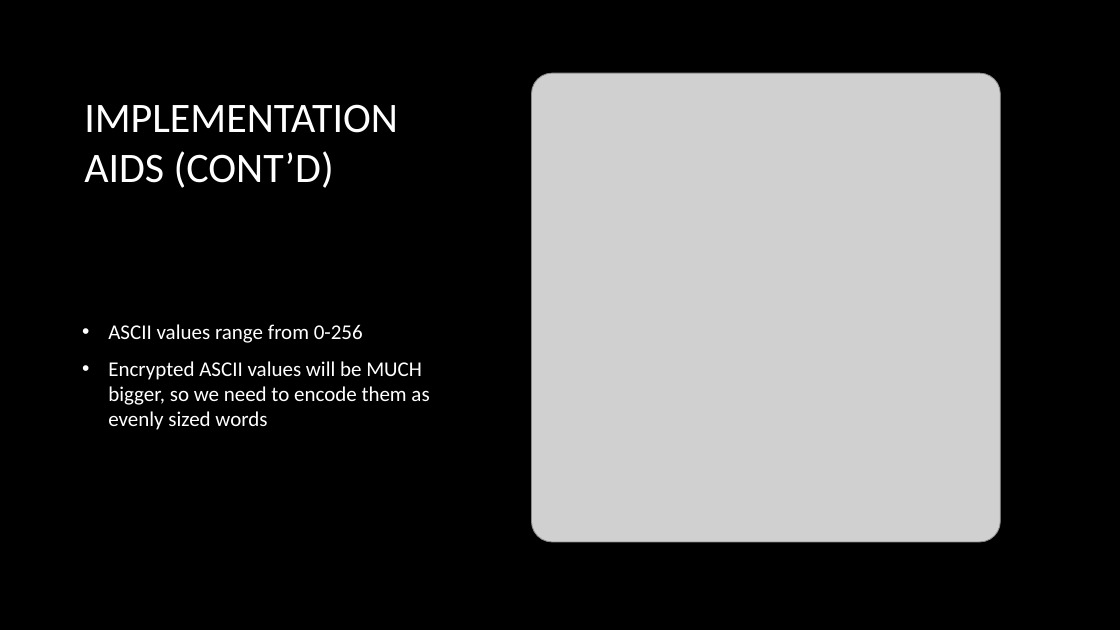
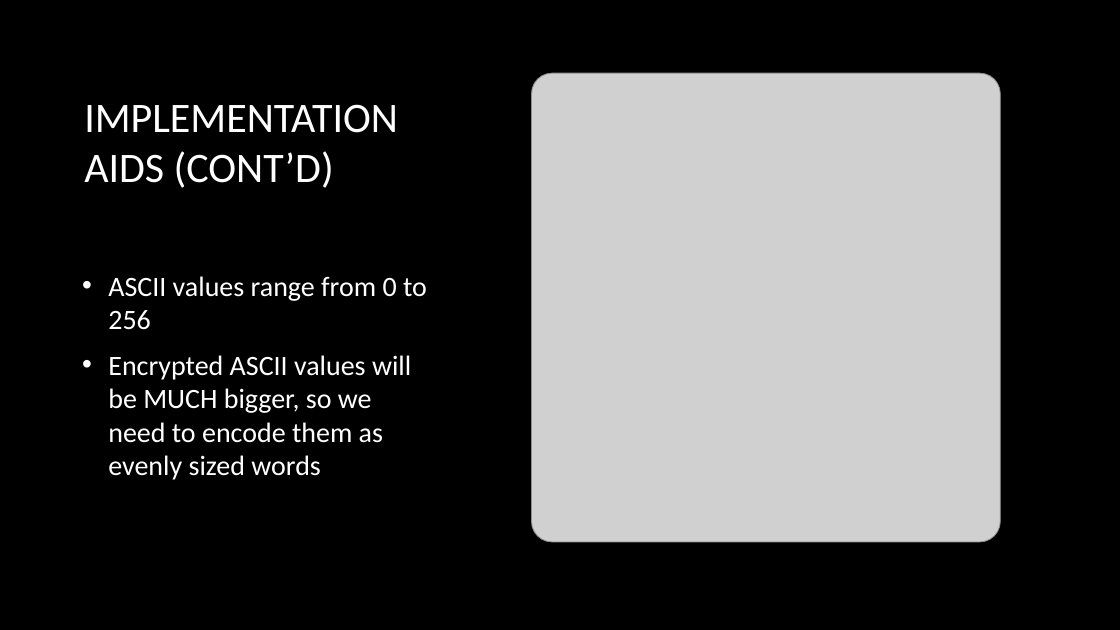
Before and after one commit to Deravadom/PostQuantumComputation, a slide deck: slide 10 of rsa/pres/rsa_presentation.pptx. Drawn at 1120x630 pixels with LibreOffice and Linux fonts; fonts in the diff are those of the drawing; grey boxes stand for pictures; background and template pictures are left out. Boxes give left, top, right and bottom in pixels: in the first picture for what was removed or moved away, otherwise in the second. Text is boxed around its words. In the diff, an @@ line names an element or a change of style, - is before the commit and + after.

```diff
--- a/rsa/pres/rsa_presentation.pptx
+++ b/rsa/pres/rsa_presentation.pptx
@@ text at (108,276,427,330): text changed; size 18 to 24 pt @@
-• ASCII values range from 0-256
+• ASCII values range from 0 to 256
@@ text at (108,355,411,480): size 18 to 24 pt in "Encrypted ASCII values will be MUCH bigger, ..." @@
```
Also in this commit, not shown: 7 other slides changed, 4 other files.
